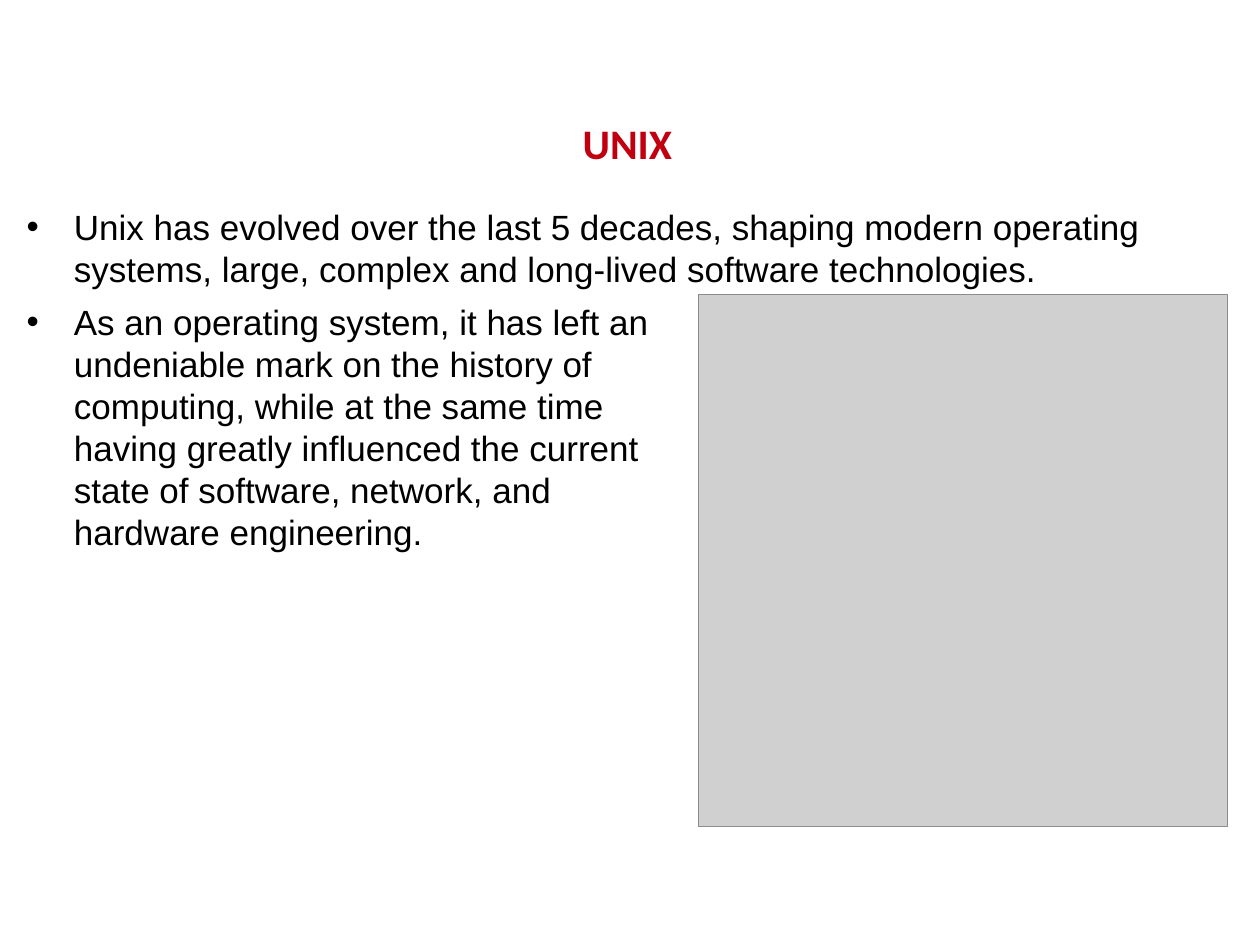
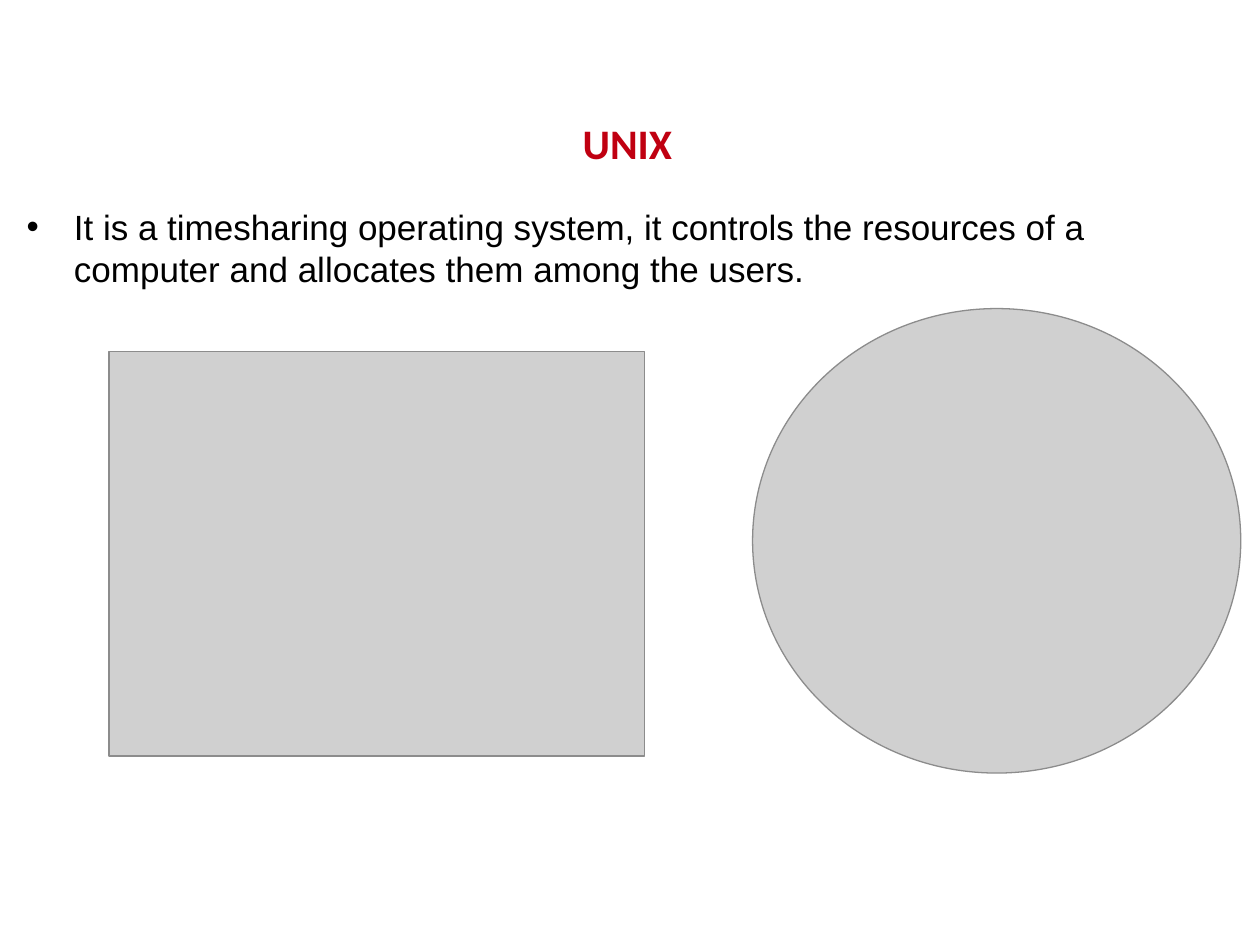
Before and after one commit to KevinSarmiento07/Evolution-Operating-System, a slide deck: slide 3 of DiaposEOP.pptx. Drawn at 1260x945 pixels with LibreOffice and Linux fonts; fonts in the diff are those of the drawing; grey boxes stand for pictures; background and template pictures are left out. Boxes give left, top, right and bottom in pixels: in the first picture for what was removed or moved away, otherwise in the second. Text is boxed around its words. In the diff, an @@ line names an element or a change of style, - is before the commit and + after.

```diff
--- a/DiaposEOP.pptx
+++ b/DiaposEOP.pptx
@@ text at [74,214,1084,289]: text changed @@
-• Unix has evolved over the last 5 decades, shaping modern operating systems, large, complex and long-lived software technologies.
+• It is a timesharing operating system, it controls the resources of a computer and allocates them among the users.
@@ text removed at [74,309,648,552] @@
-• As an operating system, it has left an undeniable mark on the history of computing, while at the same time having greatly influenced the current state of software, network, and hardware engineering.
@@ picture: place and size @@
-picture at [698,295,1227,827]
+picture at [752,309,1240,774]
@@ picture added at [110,352,645,756] @@
```
Also in this commit, not shown: 2 slides added, 1 other file.
